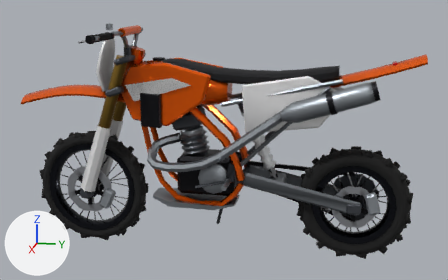
The glTF model assets/bikes/dirt.glb: old version first, new version second.
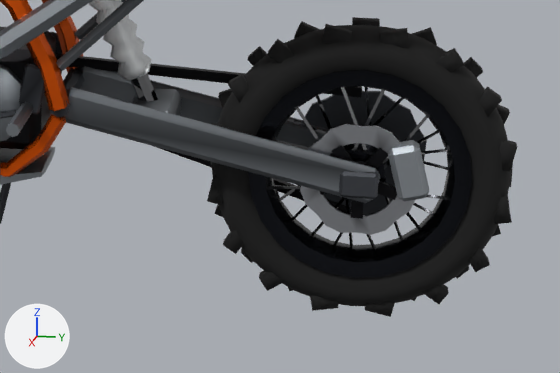
Each version appears first whole from a 50 mm camera at (3.06, 0.64, 1.36) aimed at (-0.01, 0.03, 0.59), and next in a close-up on the part from 49% to 96% of the width and 50% to 100% of the height. The lights are fixed; the arrows at lower left show +X, +Y and +Z. The first two pictures are the older version. Vertices at exactly the same position are counted once.

The first close-up shows 'body', 'disc_rear', 'wheel_rear'.
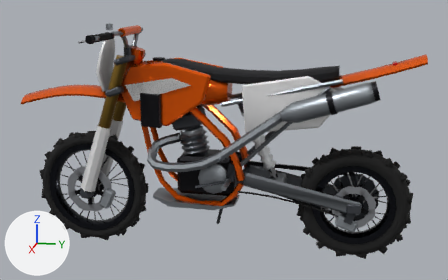
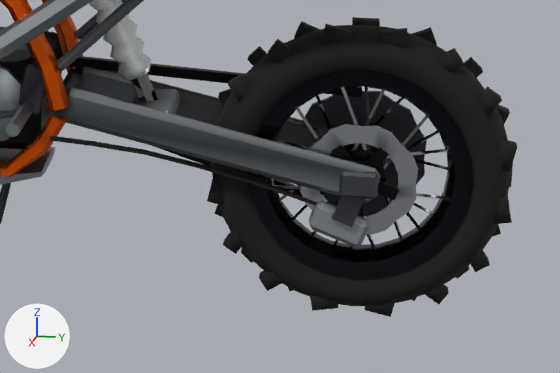
Commit message: fix(bikes): hang the dirt bike's rear caliper under the swingarm

Diff of the bpy script that builds the scene:
```diff
--- a/assets/bikes/dirt.glb.py
+++ b/assets/bikes/dirt.glb.py
@@ me_body @@
 # used by ob_body; location = (0.0, 0.0, 0.0)
 # verts and faces of me_body; kept vertices keep their numbers, new ones are numbered from 2107
-me_body.from_pydata(...)  # 2107 vertices, 3940 faces; spans x -0.28..0.26, y -1.06..1.0, z 0.03..1.1
+me_body.from_pydata(...)  # 2150 vertices, 4018 faces; spans x -0.28..0.26, y -1.06..1.0, z 0.03..1.1
+# me_body part 1: the loose piece of 24 vertices spanning x 0.05..0.09, y 0.75..0.83, z 0.27..0.38 is turned -125 degrees about the x axis through its middle, then moved by (0.0, -0.12, -0.11)
+# me_body part 2: a new loose piece of 35 vertices spanning x 0.07..0.15, y 0.13..0.65, z 0.24..0.37, in mat_rubber
+# me_body part 3
+verts[2107] = (0.09, 0.72, 0.29)
+verts[2108] = (0.09, 0.68, 0.31)
+verts[2109] = (0.09, 0.69, 0.22)  # pixel (351, 225)
+verts[2110] = (0.09, 0.65, 0.23)  # pixel (331, 217)
+for new, old in zip([*range(2111, 2115)], [*range(2107, 2111)]): verts[new] = verts[old] + (0.02, 0.0, 0.0)
+faces += [(2107, 2108, 2112), (2107, 2112, 2111), (2109, 2113, 2114), (2109, 2114, 2110), (2107, 2111, 2113), (2107, 2113, 2109)]  # mat_steel_dark
+faces += [(2108, 2110, 2114), (2108, 2114, 2112), (2107, 2109, 2110), (2107, 2110, 2108), (2111, 2112, 2114), (2111, 2114, 2113)]  # mat_steel_dark
 me_body.materials.append(mat_chrome)
@@ me_body @@
 me_body.materials.append(mat_caliper)
+me_body.materials.append(mat_rubber)
```

What differs and where, as boxes [x1, y1, x2, y2] in the close-ups (560 x 373 px; the box of a moved part takes in the faces that stretch with it):
'body', reshaped
    before: [0, 0, 429, 224]
    after: [0, 0, 380, 247]
part 1 of me_body, moved or reshaped
    before: [388, 140, 429, 202]
    after: [309, 198, 370, 247]
part 2 of me_body, added
    after: [50, 136, 317, 206]
part 3 of me_body, added
    after: [332, 196, 366, 227]
